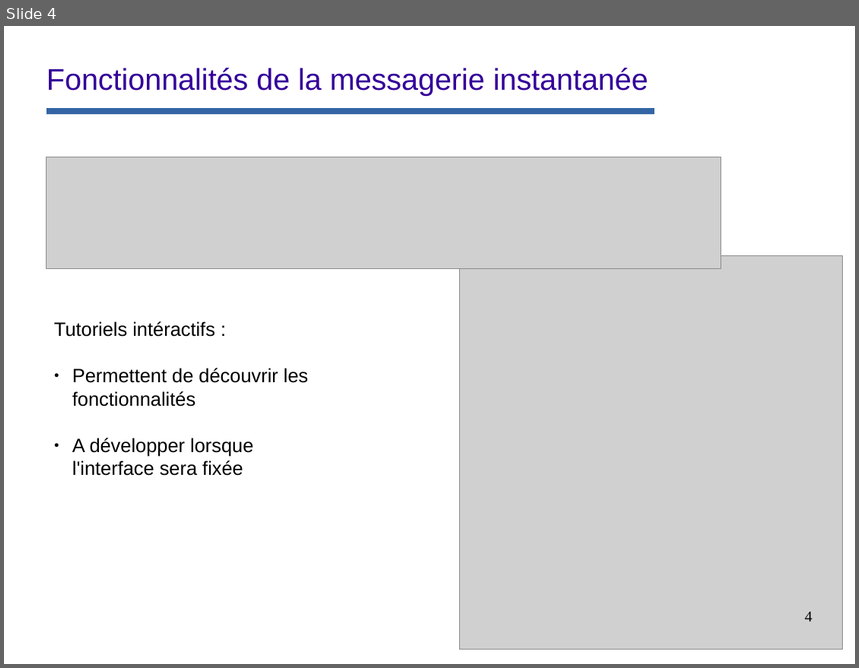
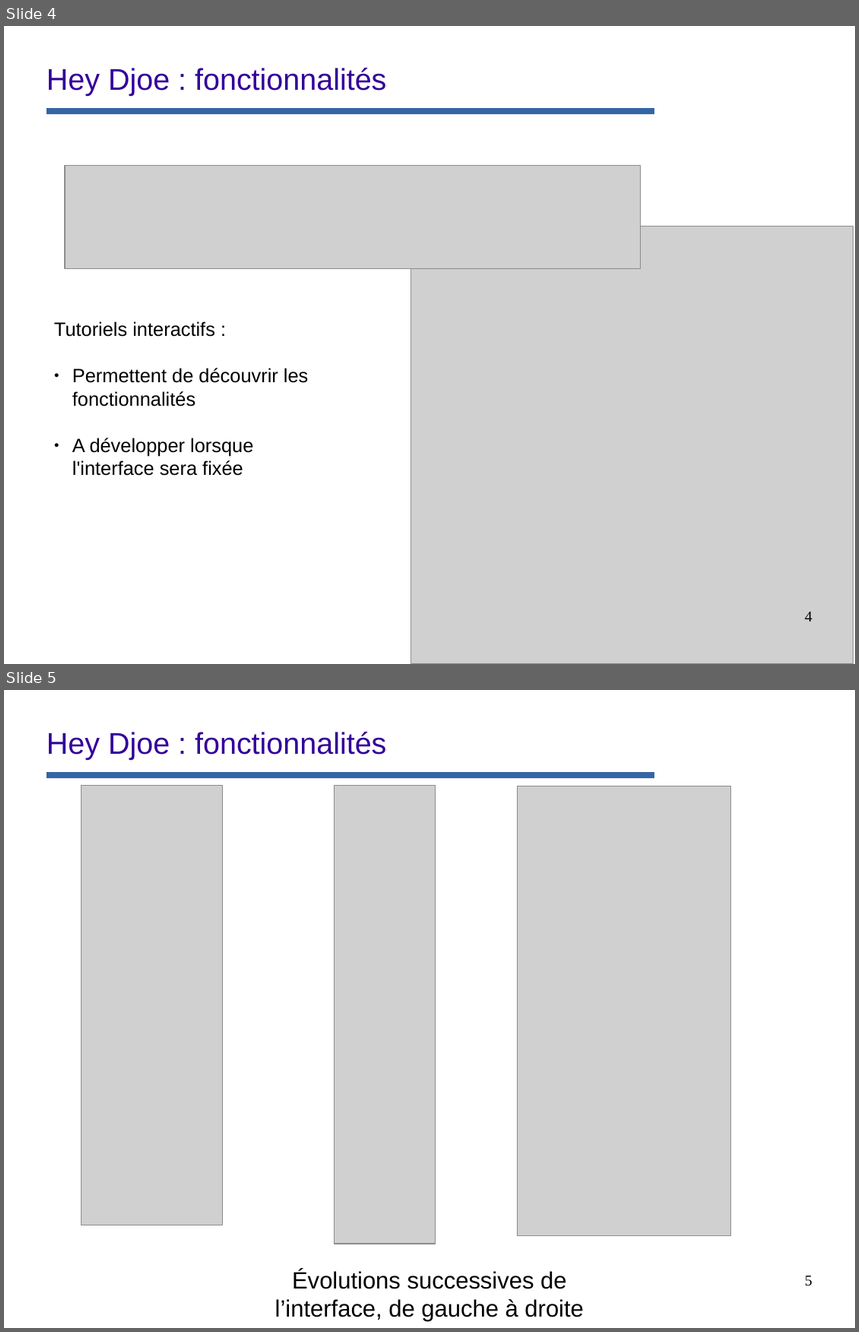
Before and after one commit to remipassmoilesel/heydjoe, a slide deck: opt/documentation/diapo-functionalities.odp. Shown one above the other, each under a label of ours: slide 4 before the commit, slides 4 and 5 after it. The pictures are 859x668 and 859x1332 pixels, drawn with LibreOffice and Linux fonts; fonts in the diff are those of the drawing; grey boxes stand for pictures; background and template pictures are left out. Boxes give left, top, right and bottom in pixels: in the first picture for what was removed or moved away, otherwise in the second. Text is boxed around its words. In the diff, an @@ line names an element or a change of style, - is before the commit and + after.

```diff
--- a/opt/documentation/diapo-functionalities.odp
+++ b/opt/documentation/diapo-functionalities.odp
@@ slide 5 added at [4,690,855,1328], background #FFFFFF; not listed: 1 template element that a slide beside it also shows @@
@@ title added at [47,732,386,760], 28 pt, text #330099 @@
+Hey Djoe : fonctionnalités
@@ picture added at [82,786,224,1226] @@
@@ picture added at [335,785,436,1244] @@
@@ picture added at [518,787,731,1237] @@
@@ text added at [275,1270,584,1322], 22 pt, text #000000 @@
+Évolutions successives de l’interface, de gauche à droite
@@ page number added at [805,1276,813,1287], 14 pt, text #000000 @@
+5
@@ slide 4 changed as well @@
@@ title at [47,68,386,96]: text changed @@
-Fonctionnalités de la messagerie instantanée
+Hey Djoe : fonctionnalités
@@ picture: place and size @@
-picture at [461,256,844,649]
+picture at [65,166,641,269]
@@ picture: place and size @@
-picture at [47,157,721,269]
+picture at [412,227,854,664]
@@ text at [54,322,215,337]: text changed @@
-Tutoriels intéractifs :
+Tutoriels interactifs :
```
Also in this commit, not shown: 5 other slides changed, 14 other slides added, 11 slides removed, 15 other files.
